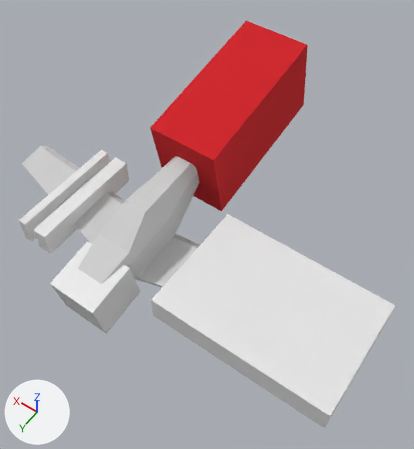
The glTF model lib/roa_renderer/test/functional/assets/plane_trainer.gltf, before and after one commit.
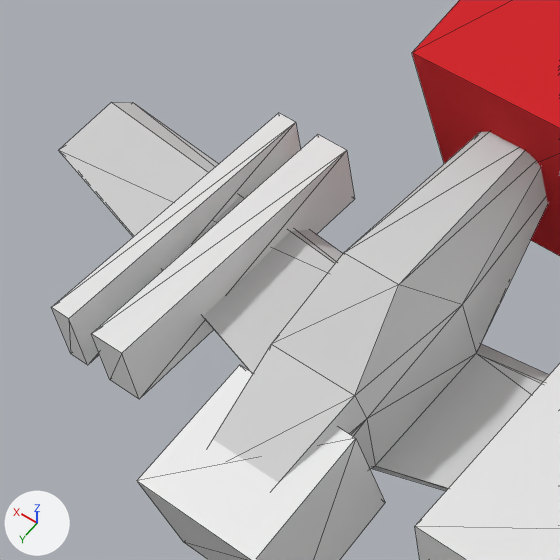
Each version appears first whole from a 50 mm camera at (-4.13, 3.95, 7.42) aimed at (-0.77, -0.76, 0.02), and next in a close-up on the part from 0% to 49% of the width and 24% to 70% of the height. Lighting does not change. The marker at lower left points along +X, +Y and +Z. The close-ups show mesh edges as thin lines. Where no turn or scale is listed for an object, it has been applied to the vertices.
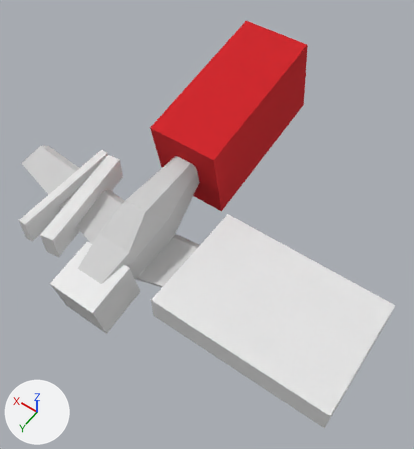
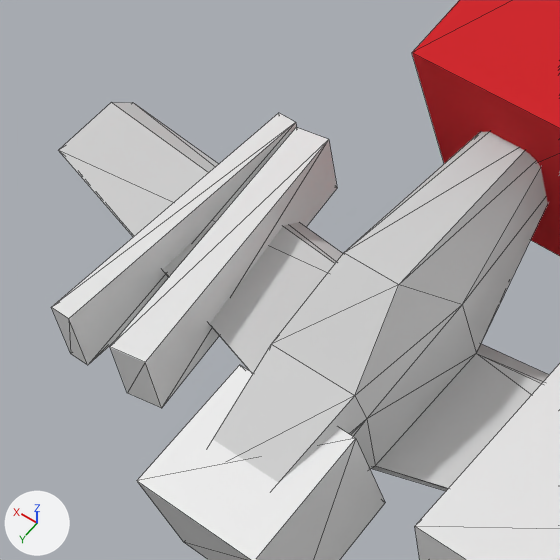
What the commit changed:
Object 'Cube.002' (ob_cube_002) turns from (0, 0, 0) to (0, 0, 9.1) degrees about x, y and z.

Pixel boxes (x1, y1, x2, y2) of what changed, in the close-ups (560 x 560 px):
'Cube.002', turned
    before: (91, 134, 355, 399)
    after: (110, 127, 337, 408)
